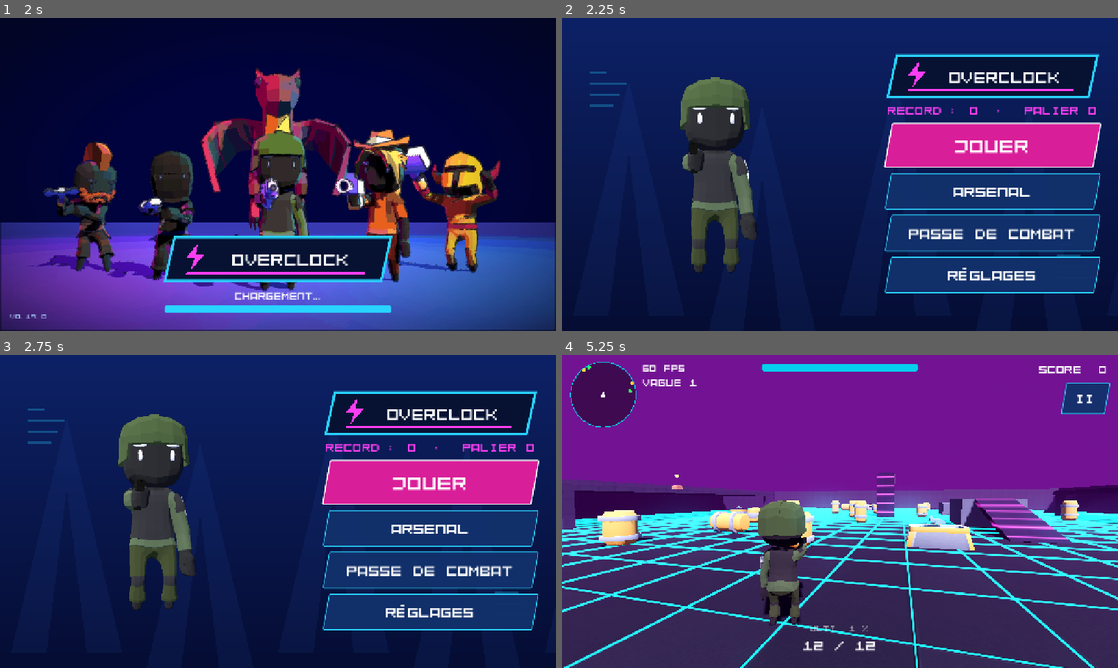
Above: before the commit, frames 1-4 (two rows, left to right).
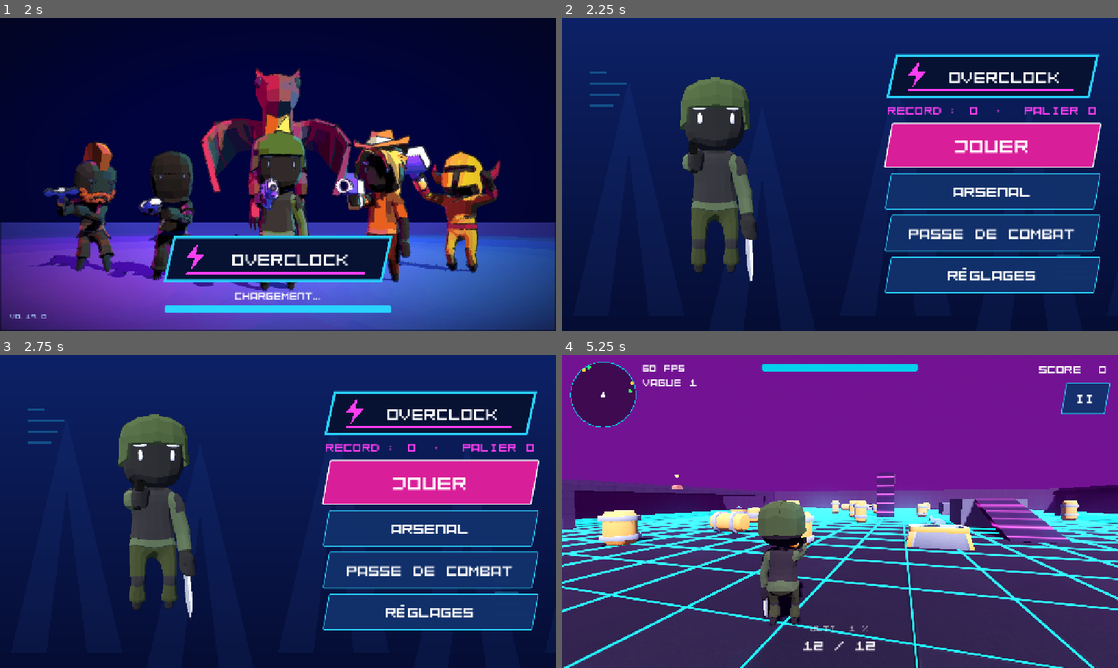
Above: after the commit, the same moments.

Repository: mariusortiz/overclock
Game: Godot game, scene res://scenes/loading.tscn
Same seed, same stepped clock (60 frames per second), same inputs: the game is played once before the commit and once after it.
Inputs (mouse positions are in pixels of both pictures, inside the frame that each line leads up to):
- Up to frame 1 (2 s): tap Enter at 0.5 s; move the mouse to (400, 158) at 0.52 s; hold D (move_right) 0.53-1.25 s; tap F (melee) at 0.6 s; click (400, 158) at 0.67 s; tap Space (jump) at 0.77, 1.25 s; tap E (ultimate) at 0.8 s; drag from (166, 190) to (250, 237) at 1.27 s
- Up to frame 2 (2.25 s): tap Enter at 2 s; move the mouse to (895, 105) at 2.02 s; hold D (move_right) from 2.03 s (still down); tap F (melee) at 2.1 s
- Up to frame 3 (2.75 s): keep holding D (move_right); tap E (ultimate) at 2.3 s
- Up to frame 4 (5.25 s): release D (move_right) at 2.75 s; click "JOUER" at 2.75 s; click "II" at 3.5 s; click "REPRENDRE" at 4.25 s; drag from (812, 574) to (673, 464) at 5.02 s

Frame 1 is identical in both runs. In frame 2, 0.2% of the frame differs, in the area x 32-35%, y 45-85%; in frame 3, 0.2%; in frame 4, less than 0.1%.

Commit message:
Melee: short blades point out of the fist instead of hiding behind the arm
Co-Authored-By: Claude Fable 5.2 <noreply@anthropic.com>
Claude-Session: https://claude.ai/code/session_01TMrhLU8C9hMQ3DU14F1G1z

Diff:
--- a/scripts/battle_pass_screen.gd
+++ b/scripts/battle_pass_screen.gd
@@ -66,7 +66,7 @@
 	box.add_child(_label("PALIER %d" % number, 22, UNLOCKED_COLOR if unlocked else Color.WHITE))
 	# Long names get a smaller size so that words are not cut.
 	var item_name: String = reward.item.name
-	box.add_child(_label(item_name, 28 if item_name.length() <= 9 else 19, Color.WHITE))
+	box.add_child(_label(item_name, 28 if item_name.length() <= 7 else 19, Color.WHITE))
 	box.add_child(_label(reward.kind, 18, Color(0.7, 0.8, 1.0)))
 	box.add_child(_label("OBTENU" if unlocked else "%d XP" % BattlePass.tier_cost(number), 20,
 			UNLOCKED_COLOR if unlocked else Color(1.0, 0.24, 0.95)))
--- a/scripts/character_stage.gd
+++ b/scripts/character_stage.gd
@@ -25,6 +25,7 @@
 var _melee_scale := 1.0
 ## Height of the middle of the melee weapon's model, above the hand.
 var _melee_middle := 0.0
+var _melee_tip_up := true
 
 @onready var _pivot: Node3D = $SubViewport/World/Pivot
 @onready var _weapon_holder: Node3D = $SubViewport/World/Pivot/WeaponHolder
@@ -50,7 +51,7 @@
 	_pivot.rotation.y = PI + sin(_time * TURN_SPEED) * TURN_RANGE
 	if _character:
 		_character.place_in_hand(_weapon_holder, "R", false)
-		_character.place_in_hand(_melee_holder, "L", true, true)
+		_character.place_in_hand(_melee_holder, "L", true, _melee_tip_up)
 
 
 ## What the stage shows: the character with the loadout in hand, or one
@@ -88,6 +89,7 @@
 	var bounds := Loadout.melee_bounds(item)
 	_melee_scale = minf(FLOAT_MELEE_HEIGHT / bounds.size.y, FLOAT_MELEE_MAX_SCALE)
 	_melee_middle = bounds.get_center().y
+	_melee_tip_up = Loadout.is_carried_tip_up(item)
 	_replace(_melee_holder, Loadout.instantiate_melee(item, skin))
 
 
--- a/scripts/enemy.gd
+++ b/scripts/enemy.gd
@@ -217,7 +217,7 @@
 	move_and_slide()
 
 	# The gun sits in the hand but keeps pointing forward; a blade follows the arm.
-	if _model.place_in_hand(_gun, "R", melee_damage > 0, true):
+	if _model.place_in_hand(_gun, "R", melee_damage > 0):
 		_muzzle.global_position = _gun.global_position - global_basis.z * 0.5 + Vector3.UP * 0.2
 
 
--- a/scripts/loadout.gd
+++ b/scripts/loadout.gd
@@ -164,6 +164,8 @@
 const MELEE_TEXTURE_SCALE := 9.0
 ## A blade is small: the skin's pattern is drawn finer on it than on a gun.
 const MELEE_PATTERN_SCALE := 4.0
+## Length above the hand, in meters, from which a weapon counts as long.
+const MELEE_LONG := 0.7
 
 ## Materials already built, by melee part name or by skin and scale. Kept for the
 ## whole session: a weapon must never outlive the material it is drawn with.
@@ -273,6 +275,13 @@
 	var held := Node3D.new()
 	held.add_child(part)
 	return held
+
+
+## How a melee weapon is carried at rest. A long one is held tip up, along
+## the forearm, so that it does not drag on the ground; a short one would
+## disappear behind the arm, so it points forward, out of the fist.
+static func is_carried_tip_up(item: Dictionary) -> bool:
+	return melee_bounds(item).end.y > MELEE_LONG
 
 
 ## Box around a melee weapon's model, to frame it when it is shown alone.
--- a/scripts/melee.gd
+++ b/scripts/melee.gd
@@ -27,6 +27,7 @@
 
 var _cooldown_left := 0.0
 var _swing_left := 0.0
+var _tip_up := true
 
 @onready var _model_pivot: Node3D = $ModelPivot
 @onready var _hit_sound: AudioStreamPlayer = $HitSound
@@ -39,6 +40,7 @@
 	sweep = data.sweep
 	cone_deg = data.cone
 	knockback = data.knockback
+	_tip_up = Loadout.is_carried_tip_up(data)
 	_model_pivot.add_child(Loadout.instantiate_melee(data, Loadout.selected_melee_skin()))
 
 
@@ -47,8 +49,8 @@
 	# rests in the left hand and moves to the striking (right) hand for a swing.
 	var swinging := _swing_left > 0.0
 	if holder:
-		# At rest it is carried tip up; in a swing it points where the arm strikes.
-		holder.place_in_hand(_model_pivot, "R" if swinging else "L", true, not swinging)
+		# In a swing it points where the arm strikes; at rest, see Loadout.is_carried_tip_up.
+		holder.place_in_hand(_model_pivot, "R" if swinging else "L", true, _tip_up and not swinging)
 	if gun_visual:
 		gun_visual.visible = not swinging
 
